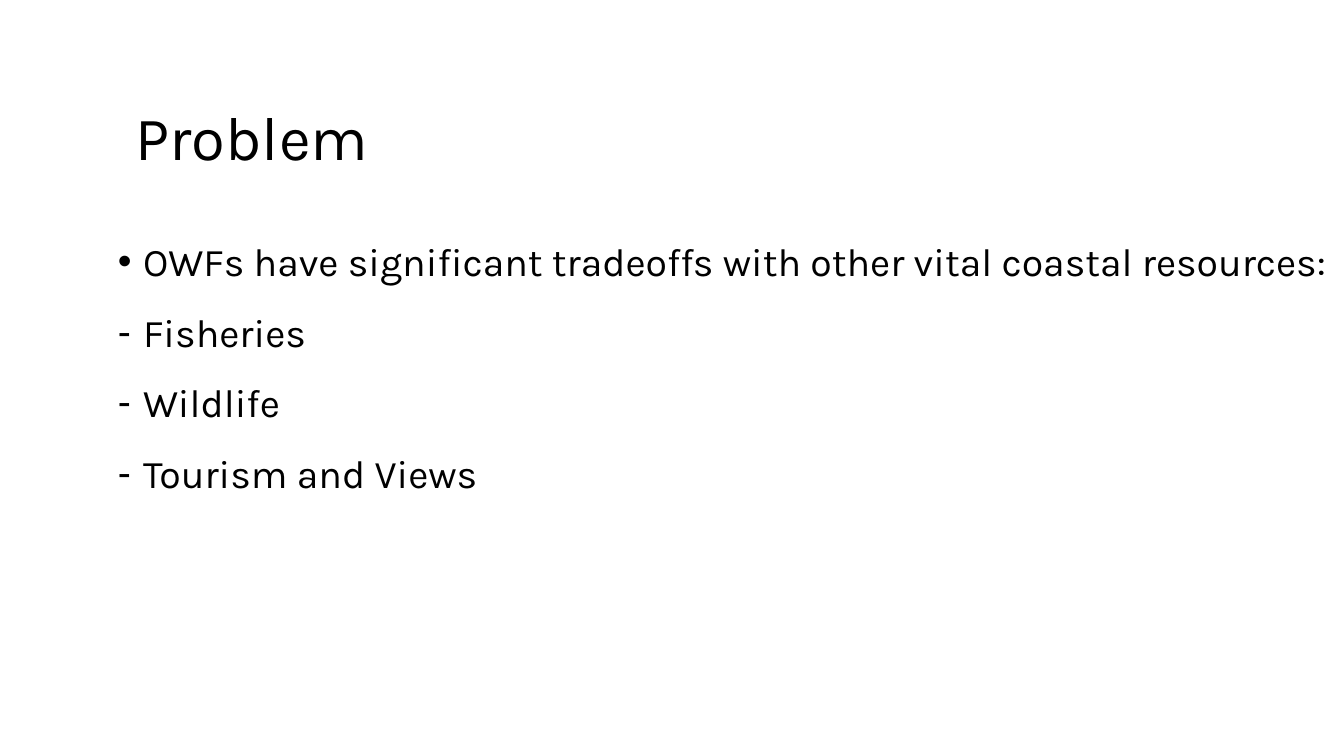
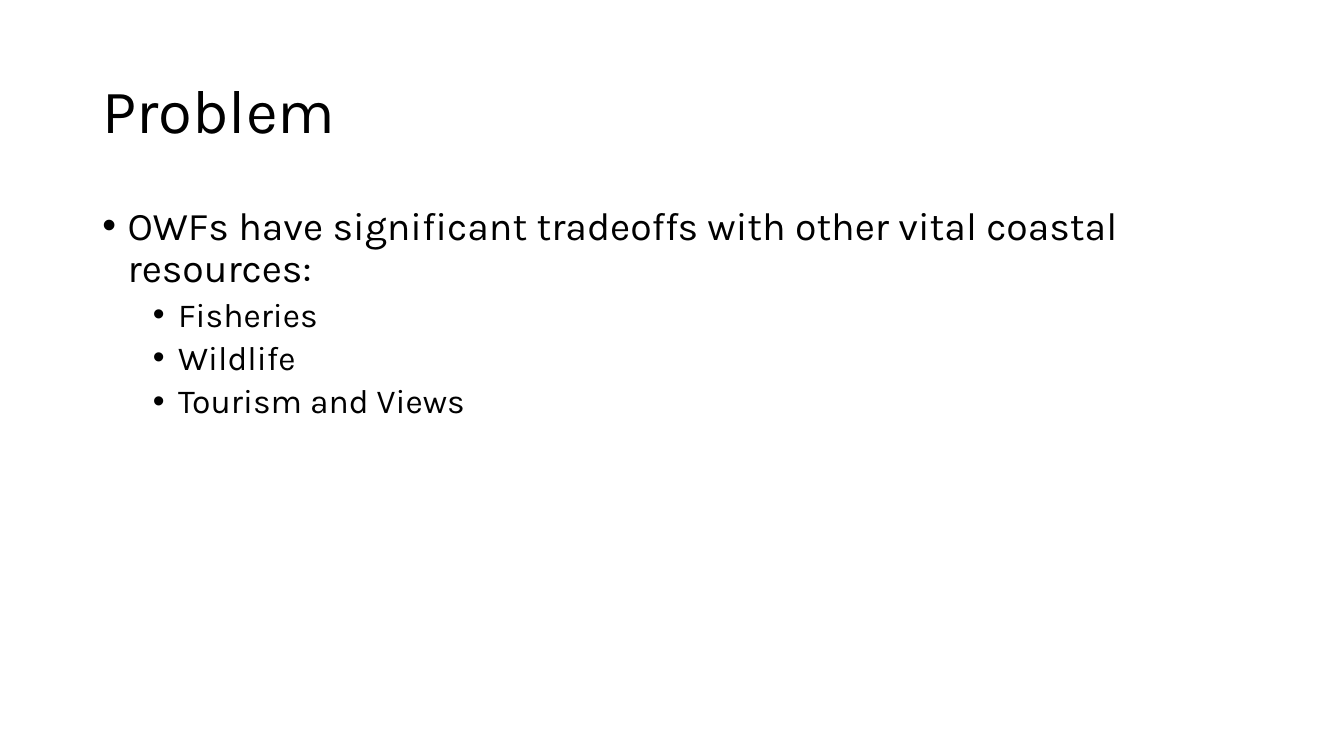
Before and after one commit to Duc1e/Wind-Turbine-Project-GEOG563, a slide deck: slide 3 of Documents/May Presentation.pptx. Drawn at 1344x756 pixels with LibreOffice and Linux fonts; fonts in the diff are those of the drawing. Boxes give left, top, right and bottom in pixels: in the first picture for what was removed or moved away, otherwise in the second. Text is boxed around its words. In the diff, an @@ line names an element or a change of style, - is before the commit and + after.

Commit message:
Formatting cleanup on presentation

```diff
--- a/Documents/May Presentation.pptx
+++ b/Documents/May Presentation.pptx
@@ title "Problem": place and size @@
-title "Problem" at <box>135,118,368,161</box>
+title "Problem" at <box>102,91,335,134</box>
@@ text "OWFs have significant tradeoffs with ...": place and size @@
-text "OWFs have significant tradeoffs with ..." at <box>143,249,1326,489</box>
+text "OWFs have significant tradeoffs with ..." at <box>128,213,1117,414</box>
@@ text "OWFs have significant tradeoffs with ..." at <box>128,213,1117,414</box>: size 28 to 24 pt in "Fisheries", "Wildlife", "Tourism and Views"; alignment justified to left; line spacing 1.2 to 0.9; bullet - to •; list level 1 to 2 in "Fisheries"; list level 1 to 2 in "Wildlife"; list level 1 to 2 in "Tourism and Views" @@
```
Also in this commit, not shown: 2 other slides changed.
